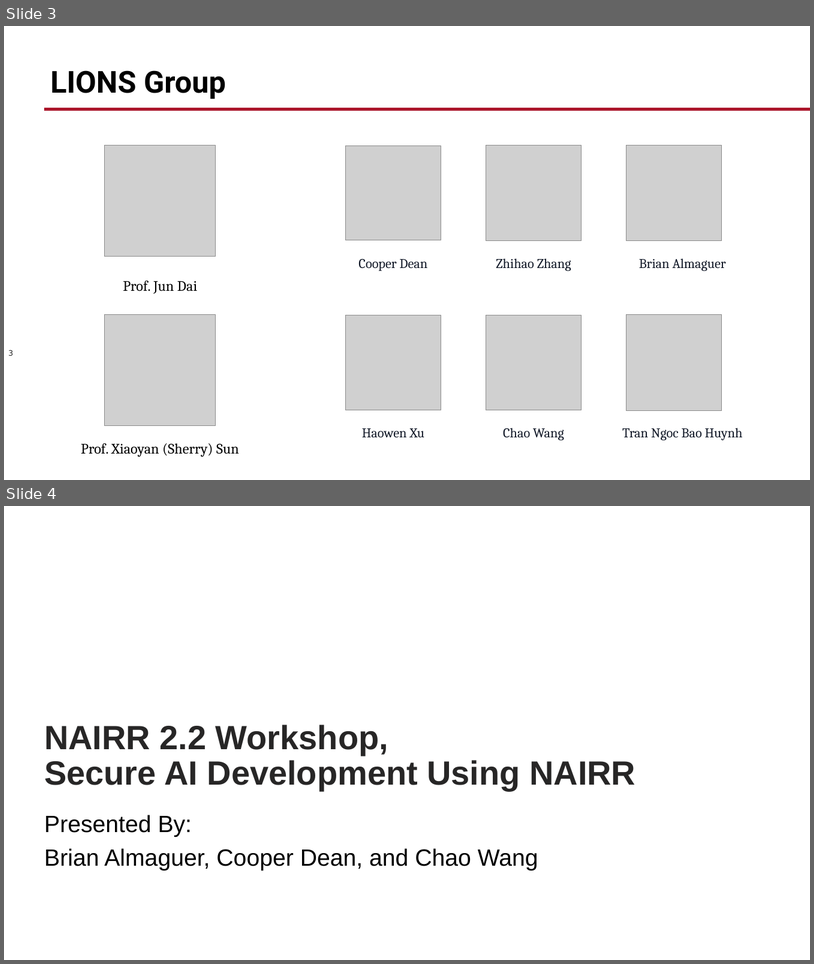
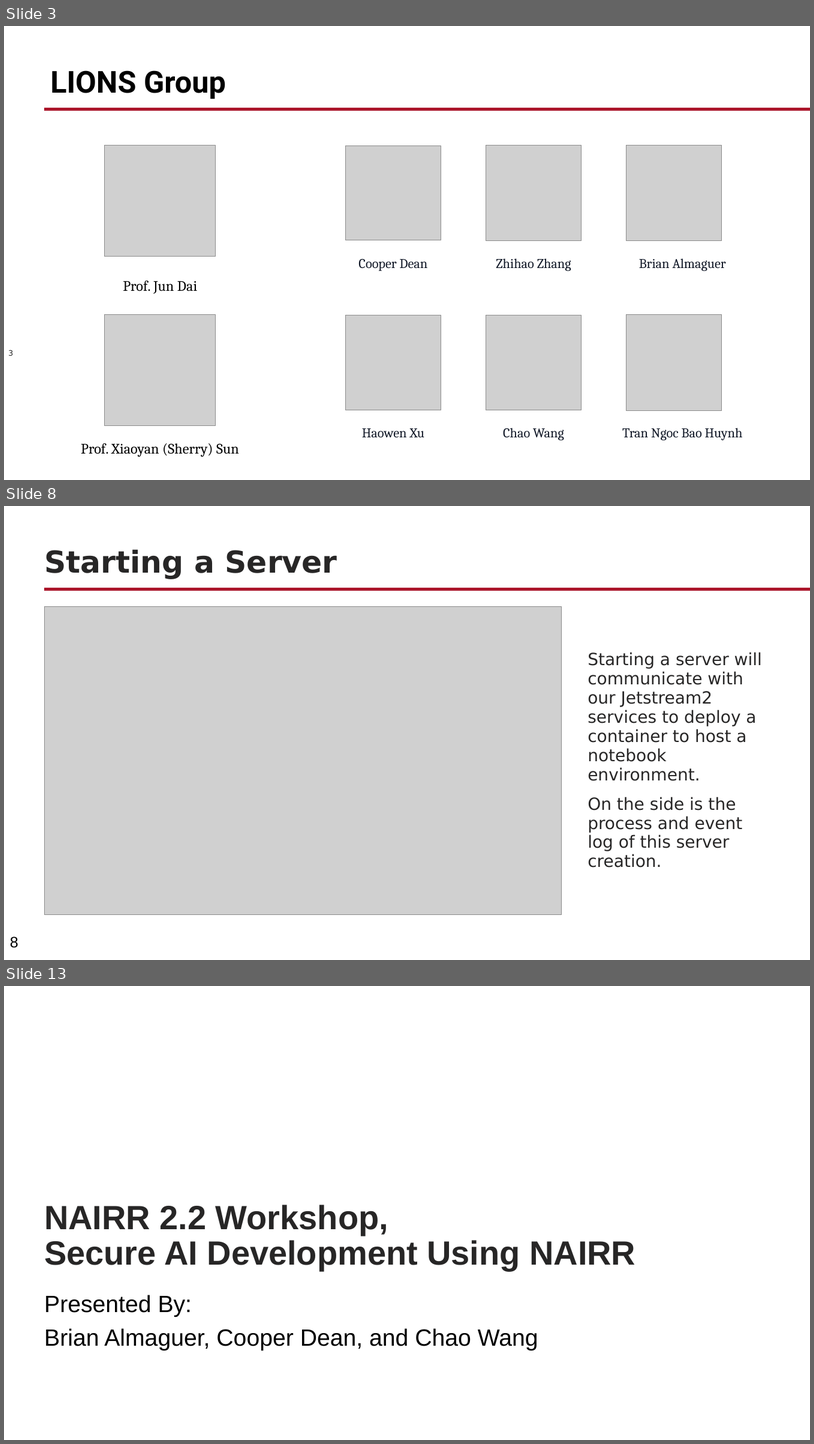
Before and after one commit to WPI-LIONS-Group/NAIRR-Workshops, a slide deck: 2.2/2.2 NAIRR Workshop.pptx. Shown one above the other, each under a label of ours: slides 3 and 4 before the commit, slides 3, 8 and 13 after it; the slides between them are not shown. The pictures are 814x964 and 814x1444 pixels, drawn with LibreOffice and Linux fonts; fonts in the diff are those of the drawing; grey boxes stand for pictures; background and template pictures are left out. Boxes give left, top, right and bottom in pixels: in the first picture for what was removed or moved away, otherwise in the second. Text is boxed around its words. In the diff, an @@ line names an element or a change of style, - is before the commit and + after.

```diff
--- a/2.2/2.2 NAIRR Workshop.pptx
+++ b/2.2/2.2 NAIRR Workshop.pptx
@@ slide 8 added at (4,506,810,960), background #FFFFFF; not listed: 1 template element that a slide beside it also shows @@
@@ title added at (44,549,338,579), 36 pt, text #272626, bold @@
+Starting a Server
@@ picture added at (45,607,563,915) @@
@@ text added at (588,652,762,867), 20 pt, text #272626 @@
+Starting a server will communicate with our Jetstream2 services to deploy a container to host a notebook environment.
+On the side is the process and event log of this server creation.
@@ page number added at (10,936,18,948), 18 pt, text #000000 @@
+8
@@ what was slide 4 is now slide 13 @@
```
Also in this commit, not shown: 1 slide changed, 8 other slides added.
